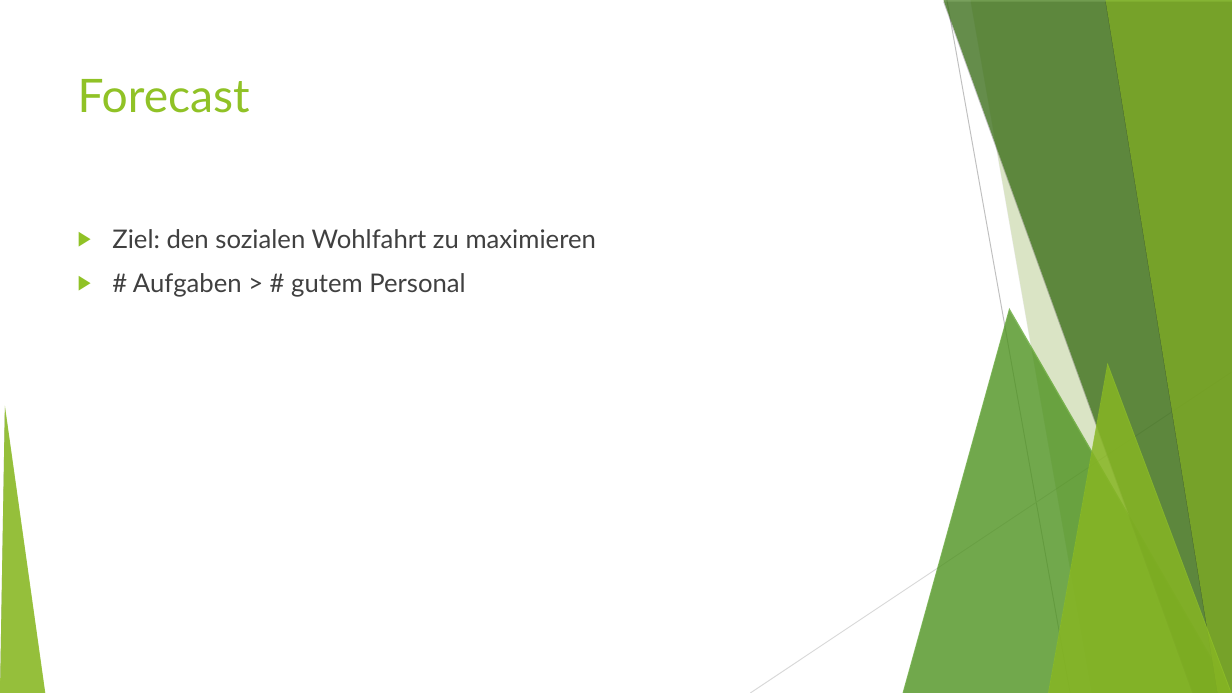
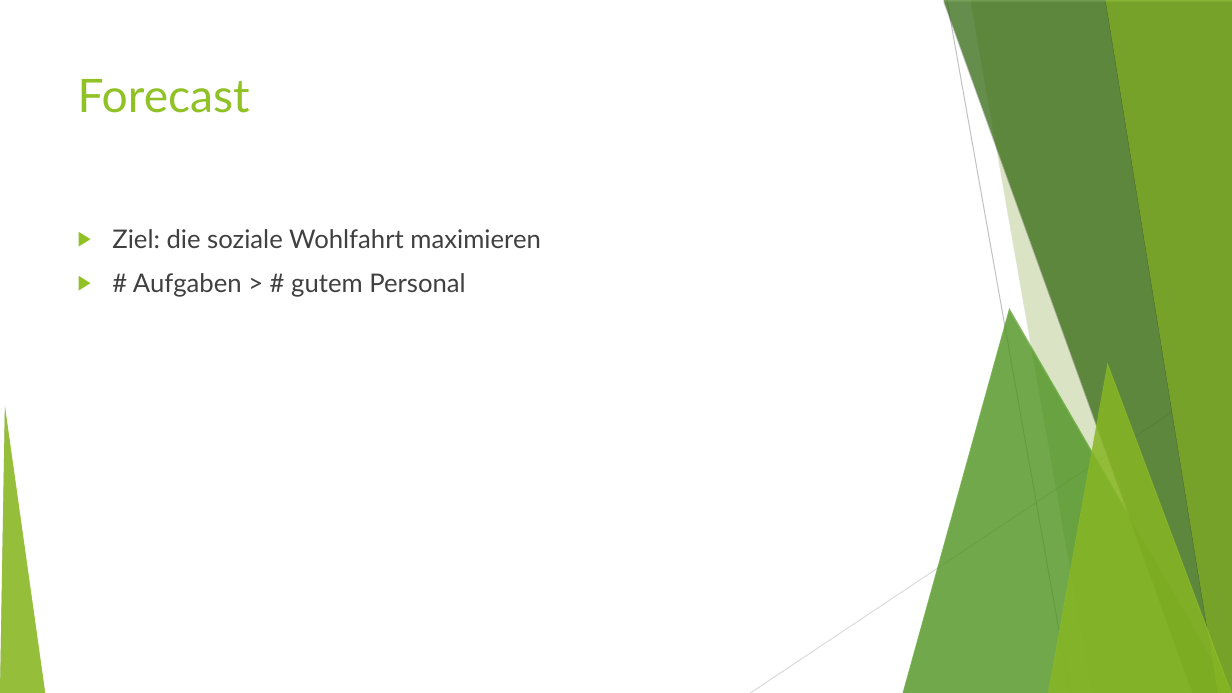
Before and after one commit to MFizz/AiF, a slide deck: slide 2 of Abschluss/alt.odp. Drawn at 1232x693 pixels with LibreOffice and Linux fonts; fonts in the diff are those of the drawing. Boxes give left, top, right and bottom in pixels: in the first picture for what was removed or moved away, otherwise in the second. Text is boxed around its words. In the diff, an @@ line names an element or a change of style, - is before the commit and + after.

```diff
--- a/Abschluss/alt.odp
+++ b/Abschluss/alt.odp
@@ text at box(112, 229, 540, 248): text changed @@
-▶ Ziel: den sozialen Wohlfahrt zu maximieren
+▶ Ziel: die soziale Wohlfahrt maximieren
```
Also in this commit, not shown: 1 other slide changed, 1 other file.
